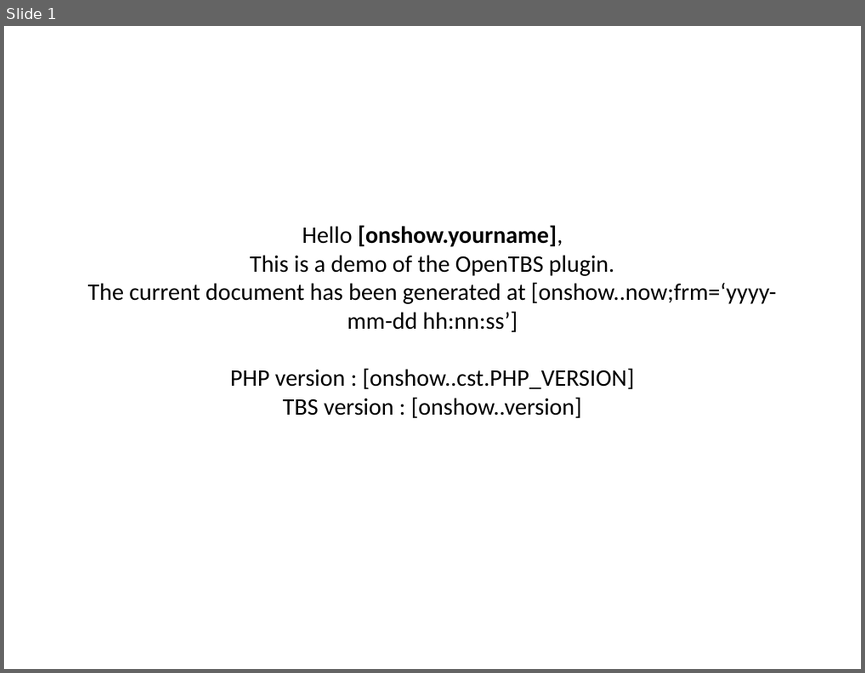
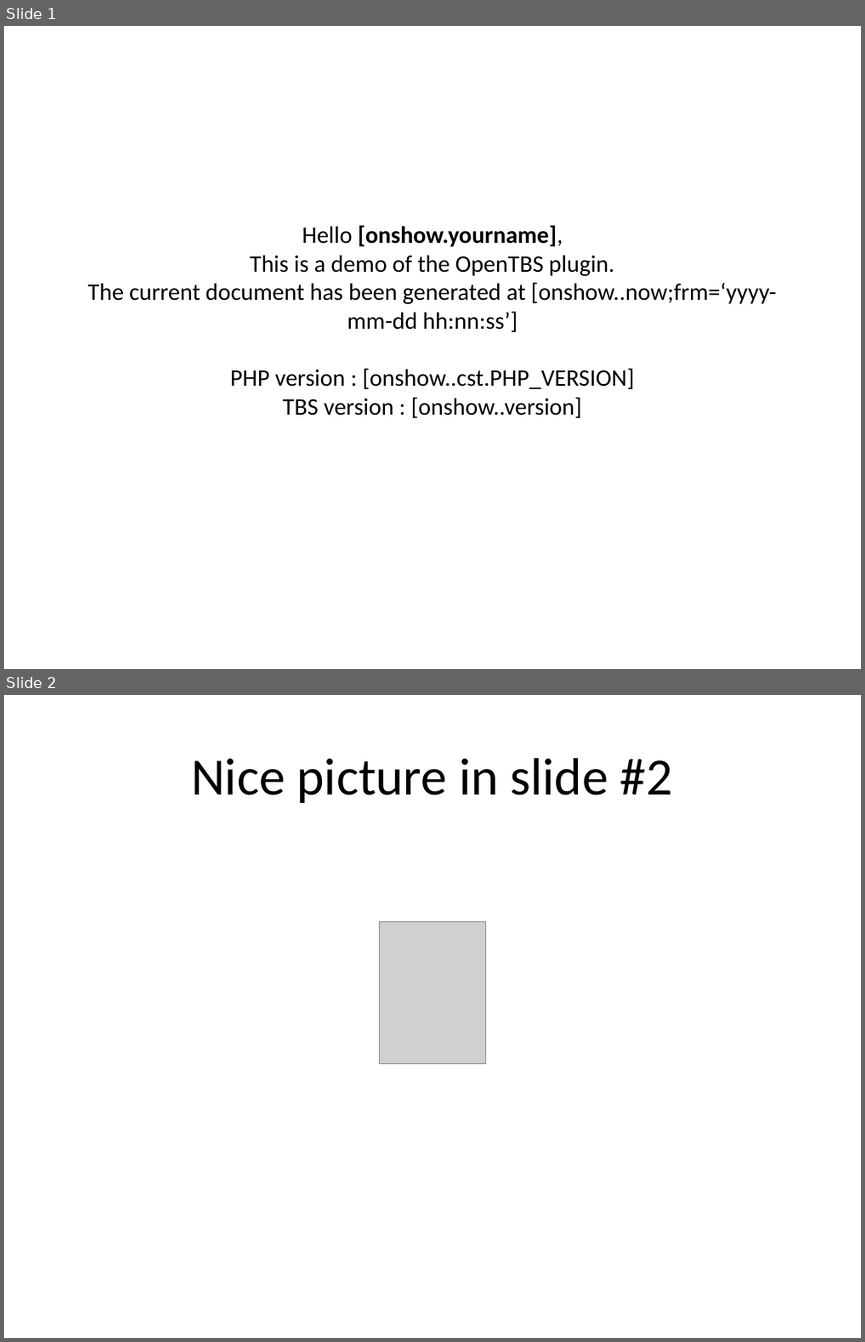
Before and after one commit to Skrol29/tinybutstrong, a slide deck: plugins/opentbs/demo/demo_ms_powerpoint.pptx. Shown one above the other, each under a label of ours: slide 1 before the commit, slides 1 and 2 after it. The pictures are 865x673 and 865x1342 pixels, drawn with LibreOffice and Linux fonts; fonts in the diff are those of the drawing; grey boxes stand for pictures. Boxes give left, top, right and bottom in pixels: in the first picture for what was removed or moved away, otherwise in the second. Text is boxed around its words. In the diff, an @@ line names an element or a change of style, - is before the commit and + after.

```diff
--- a/plugins/opentbs/demo/demo_ms_powerpoint.pptx
+++ b/plugins/opentbs/demo/demo_ms_powerpoint.pptx
@@ slide 2 added at (4, 695, 861, 1338), background #FFFFFF @@
@@ title added at (191, 758, 673, 803), 44 pt, text #000000 @@
+Nice picture in slide #2
@@ picture added at (380, 922, 485, 1063) @@
```
Also in this commit, not shown: 15 other files.
